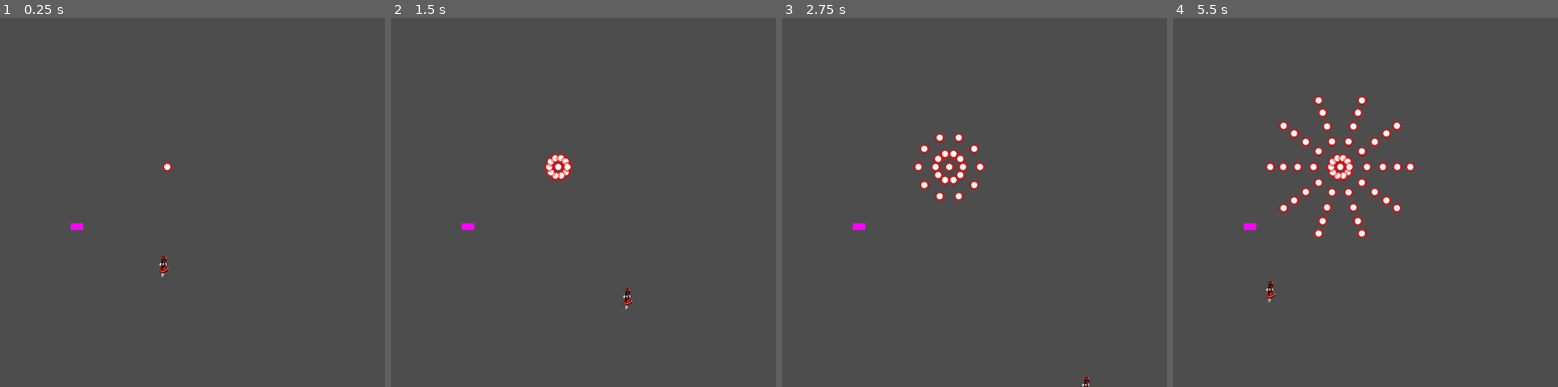
Above: before the commit, frames 1-4 (left to right).
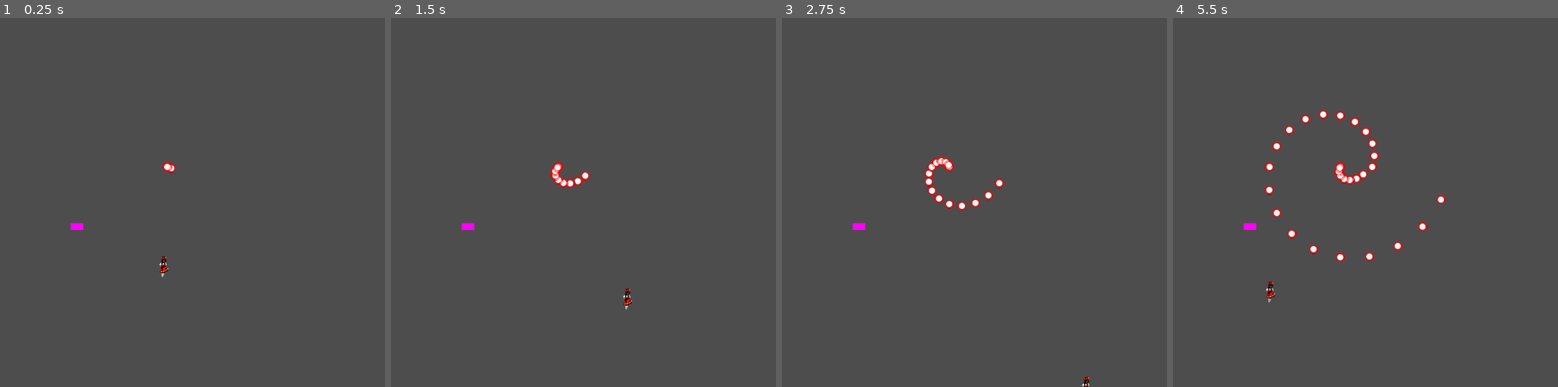
Above: after the commit, the same moments.

Repository: TheFel0x/Bullet-Hell-Game
Game: Godot game, scene res://scenes/test_environment.tscn
Two runs of this game, one before a commit and one after it. Both use one fixed random seed, a clock stepped at 60 frames per second and the inputs below.
Inputs:
- Up to frame 1 (0.25 s): no input
- Up to frame 2 (1.5 s): tap Enter at 0.5 s; hold D (move_right) 0.53-1.28 s; hold Shift (precision) 0.53-1.28 s; hold S (move_down) from 1.28 s (still down); tap Shift (precision) at 1.35 s
- Up to frame 3 (2.75 s): release S (move_down) at 2.03 s; hold D (move_right) from 2.03 s (still down); hold Shift (precision) from 2.03 s (still down)
- Up to frame 4 (5.5 s): release D (move_right) at 2.78 s; release Shift (precision) at 2.78 s; hold W (move_up) 2.78-3.53 s; tap Shift (precision) at 2.85, 4.35 s; hold Shift (precision) 3.53-4.28 s; hold A (move_left) 3.53-5.03 s; hold S (move_down) from 5.03 s (still down); hold Shift (precision) from 5.03 s (still down)

The runs differ from the first frame. In frame 1, less than 0.1% of the frame differs, in the area x 42-46%, y 39-43%; in frame 2, 0.6%; in frame 3, 1.6%; in frame 4, 3.7%, in the area x 23-72%, y 21-67%.

Commit message:
Timed emission works as expected, bullets move on their own

Diff:
--- a/scenes/bullet.tscn
+++ b/scenes/bullet.tscn
@@ -1,5 +1,7 @@
-[gd_scene load_steps=2 format=3 uid="uid://c0uub2mu88hj8"]
+[gd_scene load_steps=3 format=3 uid="uid://c0uub2mu88hj8"]
 
 [ext_resource type="PackedScene" uid="uid://dn5e4dj2bx1ci" path="res://scenes/entity_base.tscn" id="1_rx7vd"]
+[ext_resource type="Script" path="res://scripts/bullet.gd" id="2_233uf"]
 
 [node name="Bullet" instance=ExtResource("1_rx7vd")]
+script = ExtResource("2_233uf")
--- a/scenes/emitter.tscn
+++ b/scenes/emitter.tscn
@@ -5,17 +5,17 @@
 
 [node name="Emitter" instance=ExtResource("1_ue32j")]
 script = ExtResource("2_uylrq")
-emission_delay = 1.0
+emission_delay = 4.2
 start_delay = -1.0
-emission_count = 10
-max_emissions = -1
-time_between_entities = -1.0
+emission_count = 20
+max_emissions = 40
+time_between_entities = 0.2
 entity_speed = 40.0
 
 [node name="EmissionTimer" type="Timer" parent="." index="4"]
+wait_time = 99999.0
 
 [node name="DelayedStartTimer" type="Timer" parent="." index="5"]
 one_shot = true
 
-[connection signal="timeout" from="EmissionTimer" to="." method="_on_emission_timer_timeout"]
 [connection signal="timeout" from="DelayedStartTimer" to="." method="_on_delayed_start_timer_timeout"]
--- a/scenes/test_environment.tscn
+++ b/scenes/test_environment.tscn
@@ -25,4 +25,7 @@
 
 [node name="Emitter" parent="." instance=ExtResource("3_ddlie")]
 position = Vector2(665, 546)
-time_between_entities = -1.0
+emission_delay = 4.2
+emission_count = 20
+max_emissions = 40
+time_between_entities = 0.2
--- /dev/null
+++ b/scripts/bullet.gd
@@ -0,0 +1,16 @@
+extends "res://scripts/entity_base.gd"
+
+var _direction: Vector2 = Vector2(0, 0)
+
+func set_direction(direction: Vector2):
+	_direction = direction
+
+func _ready():
+	pass
+
+func _process(delta):
+	pass
+
+func _integrate_forces(delta):
+	# go in a straight line
+	linear_velocity = _direction
--- a/scripts/emitter.gd
+++ b/scripts/emitter.gd
@@ -1,34 +1,40 @@
 extends "res://scripts/entity_base.gd"
 
-@export var emission_delay: float = 1.0 # delay between waves in seconds.
+@export var emission_delay: float = 4.2 # delay between waves in seconds.
 @export var start_delay: float = -1.0 # delay before starting in seconds. instant if <= 0
-@export var emission_count: int = 10 # number of entity emissions per wave. spread across 360°
-@export var max_emissions: int = -1 # number of emissions after which the emitter destroys. -1 = infinite
-@export var time_between_entities: float = -1.0 # time in-between single emissions within the wave. instant if <= 0
+@export var emission_count: int = 20 # number of entity emissions per wave. spread across 360°
+@export var max_emissions: int = 40 # number of emissions after which the emitter destroys. -1 = infinite
+@export var time_between_entities: float = 0.2 # time in-between single emissions within the wave. instant if <= 0
 @export var entity_speed: float = 40.0 # speed of emitted entity
 
 var _degree: float = 0.0 # angle in between emitted entities. is calculated from the emission_count variable
 var _emitted_count: int = 0 # counts emitted entities
+var _scheduled_count: int = 0 # counts time emitted entities
 
 const BulletScene = preload("res://scenes/bullet.tscn")
 
 func _ready():
+	# Caluclate degrees between emitted entities
+	_degree = 360.0 / emission_count
 	print_debug("Emitter created...")
 	if start_delay > 0.0:
 		$DelayedStartTimer.start(start_delay)
 	else:
 		start()
-	# Caluclate degrees between emitted entities
-	_degree = 360.0 / emission_count
 
 func _process(delta):
 	# Destroy when completed
-	if max_emissions >= 0 and _emitted_count >= max_emissions:
-		queue_free()
+	#if max_emissions >= 0 and _emitted_count >= max_emissions:
+	#	queue_free()
+	pass
 
 func start():
 	print_debug("Emitter started...")
+	$EmissionTimer.set_wait_time(emission_delay)
+	$EmissionTimer.timeout.connect(_on_emission_timer_timeout)
 	$EmissionTimer.start()
+	# don't have a start delay
+	_on_emission_timer_timeout()
 
 # Delayed Start
 func _on_delayed_start_timer_timeout():
@@ -44,7 +50,7 @@
 
 # Emit entity. TODO: life time, entity type
 func _emit(angle: float):
-	print_debug("Emitting...")
+	print_debug("Emitting... SCHEDULED "+str(_scheduled_count)+" EMITTED "+str(_emitted_count))
 	var speed = entity_speed
 	var bullet_inst: RigidBody2D = BulletScene.instantiate()
 
@@ -54,7 +60,7 @@
 
 	bullet_inst.position = Vector2(0,0)
 
-	bullet_inst.linear_velocity = direction
+	bullet_inst.set_direction(direction)
 
 	add_child(bullet_inst)
 	_emitted_count += 1
@@ -62,6 +68,9 @@
 
 # Emit on Timer tick
 func _on_emission_timer_timeout():
+	if max_emissions >= 0 and _scheduled_count >= max_emissions or max_emissions >= 0 and _emitted_count >= max_emissions:
+			return
+
 	print_debug("Emission timer tick...")
 	if time_between_entities <= 0:
 		_emit_all()
@@ -80,17 +89,21 @@
 func _emit_all_timed():
 	for n in range(emission_count):
 
+		if max_emissions >= 0 and _scheduled_count >= max_emissions or max_emissions >= 0 and _emitted_count >= max_emissions:
+			return
+
 		var angle = _degree * (n+1)
 
 		if n == 0:
-			#print_debug("Emitting entity number " + str(n) + " at " + str(angle) + "°")
-			#_emit(angle)
-			pass
+			print_debug("TIMED Emitting entity number " + str(n) + " at " + str(angle) + "°")
+			_emit(angle)
 		else:
-			#print_debug("Emitting timed entity number " + str(n) + " at " + str(angle) + "°")
+			print_debug("TIMED Emitting timed entity number " + str(n) + " at " + str(angle) + "°")
 			var emit_timer: Timer = Timer.new()
 			emit_timer.set_one_shot(true)
 			emit_timer.set_wait_time(n * time_between_entities)
 			emit_timer.timeout.connect(self._emit.bind(angle))
 			add_child(emit_timer)
 			emit_timer.start()
+
+		_scheduled_count += 1
